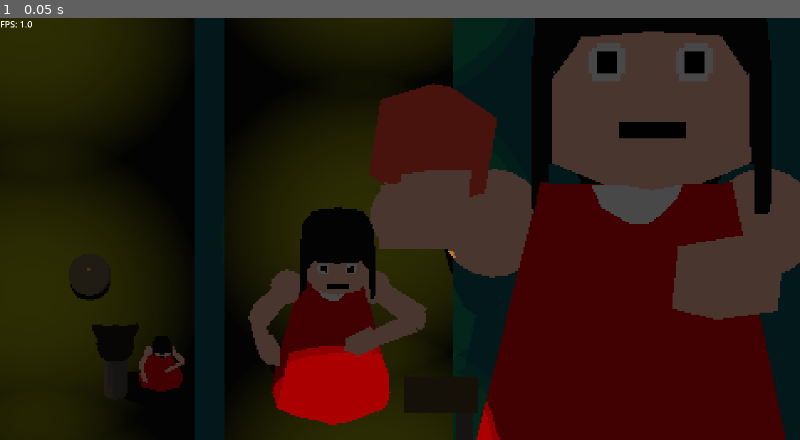
Above: before the commit, frame 1.
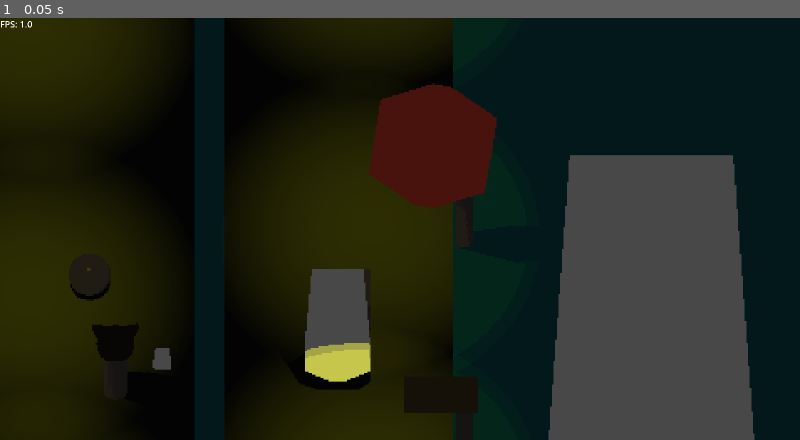
Above: after the commit, the same moment.

Repository: dminoru13/Onirociencia
Game: Godot game, scene res://cenas/main.tscn
Two runs of this game, one before a commit and one after it. Both use one fixed random seed, a clock stepped at 60 frames per second and the inputs below.
Inputs:
- Up to frame 1 (0.05 s): no input

The runs differ from the first frame. In frame 1, 39% of the frame differs, in the area x 17-100%, y 3-100%.

Commit message:
BRAÇOS ACOPLADOS

Diff:
--- a/Pecas/Humanoide/Partes/Braco/ScriptBraco.gd
+++ b/Pecas/Humanoide/Partes/Braco/ScriptBraco.gd
@@ -8,7 +8,6 @@
 	set(value):
 		Alvo = value
 		atualizar_ik()
-		print(Alvo)
 
 
 func _ready() -> void:
@@ -18,6 +17,5 @@
 
 func atualizar_ik():
 	IK = $Armature/Skeleton3D/ikBase
-	print(IK)
 	if Alvo and IK:
 		IK.set_target_node(0, Alvo.get_path())
--- a/Pecas/Humanoide/Partes/Braco/braco.tscn
+++ b/Pecas/Humanoide/Partes/Braco/braco.tscn
@@ -5,14 +5,14 @@
 [ext_resource type="Script" uid="uid://15ak8k0siffu" path="res://Pecas/Humanoide/Partes/Braco/ScriptBraco.gd" id="2_mvri0"]
 
 [sub_resource type="JointLimitationCone3D" id="JointLimitationCone3D_22buv"]
-angle = 4.5202284
+angle = 2.5661576
 
-[sub_resource type="JointLimitationCone3D" id="JointLimitationCone3D_mvri0"]
-angle = 5.2054443
+[sub_resource type="JointLimitationCone3D" id="JointLimitationCone3D_pglfr"]
+angle = 3.1415927
 
-[node name="Braco" unique_id=1169045692 node_paths=PackedStringArray("Alvo") instance=ExtResource("1_l27mx")]
+[node name="Braco" unique_id=1169045692 instance=ExtResource("1_l27mx")]
+transform = Transform3D(-4.371139e-08, 0, 1, 0, 1, 0, -1, 0, -4.371139e-08, 0, 0, 0)
 script = ExtResource("2_mvri0")
-Alvo = NodePath("")
 
 [node name="AnteAnteBraco" parent="Armature/Skeleton3D" parent_id_path=PackedInt32Array(1216777388) index="0" unique_id=1123019804]
 surface_material_override/0 = ExtResource("2_3n8i1")
@@ -31,6 +31,7 @@
 surface_material_override/0 = ExtResource("2_3n8i1")
 
 [node name="ikBase" type="CCDIK3D" parent="Armature/Skeleton3D" parent_id_path=PackedInt32Array(1216777388) index="5" unique_id=1191147669]
+max_iterations = 84
 angular_delta_limit = 3.141592653589793
 deterministic = true
 setting_count = 1
@@ -41,15 +42,15 @@
 settings/0/end_bone = 2
 settings/0/extend_end_bone = true
 settings/0/end_bone/direction = 6
-settings/0/end_bone/length = 0.2
+settings/0/end_bone/length = 0.087
 settings/0/joint_count = 3
 settings/0/joints/0/rotation_axis = 3
 settings/0/joints/0/limitation = SubResource("JointLimitationCone3D_22buv")
 settings/0/joints/0/limitation/right_axis = 0
 settings/0/joints/0/limitation/rotation_offset = Quaternion(0, 0, 0, 1)
 settings/0/joints/1/rotation_axis = 3
-settings/0/joints/1/limitation = SubResource("JointLimitationCone3D_mvri0")
-settings/0/joints/1/limitation/right_axis = 0
-settings/0/joints/1/limitation/rotation_offset = Quaternion(0, 0, 0, 1)
+settings/0/joints/1/limitation = null
 settings/0/joints/2/rotation_axis = 3
-settings/0/joints/2/limitation = null
+settings/0/joints/2/limitation = SubResource("JointLimitationCone3D_pglfr")
+settings/0/joints/2/limitation/right_axis = 0
+settings/0/joints/2/limitation/rotation_offset = Quaternion(0, 0, 0, 1)
--- a/Pecas/Humanoide/Partes/cabeca.tscn
+++ b/Pecas/Humanoide/Partes/Cabeca/cabeca.tscn
@@ -1,10 +1,10 @@
 [gd_scene format=3 uid="uid://cdg0312jrlq0h"]
 
-[ext_resource type="PackedScene" uid="uid://b2hjvpl37fbmx" path="res://Pecas/Humanoide/Partes/Complementos Cabeca/base_cabeca.tscn" id="1_y1rkn"]
+[ext_resource type="PackedScene" uid="uid://b2hjvpl37fbmx" path="res://Pecas/Humanoide/Partes/Cabeca/Complementos Cabeca/base_cabeca.tscn" id="1_y1rkn"]
 [ext_resource type="Texture2D" uid="uid://b31c4dxgy6m6i" path="res://3d/texturas/Olho1.png" id="2_nu3ca"]
 [ext_resource type="Texture2D" uid="uid://d0ig2h4e0da5o" path="res://3d/texturas/Boca1.png" id="3_4d074"]
-[ext_resource type="PackedScene" uid="uid://cplv8kumoq4ok" path="res://Pecas/Humanoide/Partes/Complementos Cabeca/nariz.tscn" id="4_pjslx"]
-[ext_resource type="PackedScene" uid="uid://cl0cgo50483wv" path="res://Pecas/Humanoide/Partes/Complementos Cabeca/cabelo_1.tscn" id="5_v8dbg"]
+[ext_resource type="PackedScene" uid="uid://cplv8kumoq4ok" path="res://Pecas/Humanoide/Partes/Cabeca/Complementos Cabeca/nariz.tscn" id="4_pjslx"]
+[ext_resource type="PackedScene" uid="uid://cl0cgo50483wv" path="res://Pecas/Humanoide/Partes/Cabeca/Complementos Cabeca/cabelo_1.tscn" id="5_v8dbg"]
 
 [sub_resource type="QuadMesh" id="QuadMesh_pfs6p"]
 size = Vector2(0.2, 0.2)
--- /dev/null
+++ b/Pecas/Humanoide/Partes/Perna/perna.tscn
@@ -0,0 +1,58 @@
+[gd_scene format=3 uid="uid://ctkt5iydfcnsr"]
+
+[ext_resource type="PackedScene" uid="uid://b7m10jgf184ea" path="res://3d/Modelos/Partes Corpo/Perna.glb" id="1_8xxdn"]
+
+[sub_resource type="JointLimitationCone3D" id="JointLimitationCone3D_uk8q5"]
+angle = 2.724459
+
+[sub_resource type="JointLimitationCone3D" id="JointLimitationCone3D_kgw01"]
+angle = 4.4806094
+
+[sub_resource type="JointLimitationCone3D" id="JointLimitationCone3D_juw2v"]
+angle = 2.3158774
+
+[node name="Perna" unique_id=163234493 instance=ExtResource("1_8xxdn")]
+transform = Transform3D(0.6907058, -0.72313595, 0, 0.72313595, 0.6907058, 0, 0, 0, 1, 0, 0, 0)
+
+[node name="CCDIK3D" type="CCDIK3D" parent="Armature_002/Skeleton3D" parent_id_path=PackedInt32Array(1267676794) index="5" unique_id=1022991695]
+transform = Transform3D(0.8429974, -0.5379177, 0, 0.5379177, 0.8429974, 0, 0, 0, 1, 0, 0, 0)
+angular_delta_limit = 3.141592653589793
+deterministic = true
+setting_count = 1
+settings/0/target_node = NodePath("../../../Marker3D/Marker3D")
+settings/0/root_bone_name = "ante ante perna"
+settings/0/root_bone = 0
+settings/0/end_bone_name = "pe"
+settings/0/end_bone = 2
+settings/0/extend_end_bone = false
+settings/0/joint_count = 3
+settings/0/joints/0/rotation_axis = 3
+settings/0/joints/0/limitation = SubResource("JointLimitationCone3D_uk8q5")
+settings/0/joints/0/limitation/right_axis = 0
+settings/0/joints/0/limitation/rotation_offset = Quaternion(0, 0, 0, 1)
+settings/0/joints/1/rotation_axis = 3
+settings/0/joints/1/limitation = SubResource("JointLimitationCone3D_kgw01")
+settings/0/joints/1/limitation/right_axis = 0
+settings/0/joints/1/limitation/rotation_offset = Quaternion(0, 0, 0, 1)
+settings/0/joints/2/rotation_axis = 3
+settings/0/joints/2/limitation = SubResource("JointLimitationCone3D_juw2v")
+settings/0/joints/2/limitation/right_axis = 0
+settings/0/joints/2/limitation/rotation_offset = Quaternion(0, 0, 0, 1)
+
+[node name="CopyTransformModifier3D" type="CopyTransformModifier3D" parent="Armature_002/Skeleton3D" parent_id_path=PackedInt32Array(1267676794) index="6" unique_id=1008700773]
+setting_count = 1
+settings/0/amount = 0.058
+settings/0/apply_bone_name = "pe"
+settings/0/apply_bone = 2
+settings/0/reference_type = 1
+settings/0/reference_node = NodePath("../../../Marker3D/Marker3D")
+settings/0/copy = 2
+settings/0/axes = 7
+settings/0/invert = 0
+settings/0/additive = false
+
+[node name="Marker3D" type="Marker3D" parent="." index="1" unique_id=1580766406]
+transform = Transform3D(-0.6696621, -0.74266607, 0, 0.74266607, -0.6696621, 0, 0, 0, 1, -1.8513745, -1.7494264, 0)
+
+[node name="Marker3D" type="Marker3D" parent="Marker3D" index="0" unique_id=632704224]
+transform = Transform3D(-0.551937, 0.83388567, -8.742277e-08, 0.8338858, 0.5519369, 2.220446e-16, 4.8251863e-08, -7.290061e-08, -1, 0.015360612, 1.4822732, 0)
--- /dev/null
+++ b/Pecas/Humanoide/Partes/Torso/torso_base.gd
@@ -0,0 +1,12 @@
+class_name torso
+extends Node3D
+
+
+# Called when the node enters the scene tree for the first time.
+func _ready() -> void:
+	pass # Replace with function body.
+
+
+# Called every frame. 'delta' is the elapsed time since the previous frame.
+func _process(delta: float) -> void:
+	pass
--- a/Pecas/Humanoide/Partes/torso_base.tscn
+++ b/Pecas/Humanoide/Partes/Torso/torso_base.tscn
@@ -1,6 +1,7 @@
 [gd_scene format=3 uid="uid://byowoebi4m7id"]
 
 [ext_resource type="PackedScene" uid="uid://bwo0sowtkeair" path="res://3d/Modelos/Partes Corpo/TorsoBase.glb" id="1_xk5hx"]
+[ext_resource type="Script" uid="uid://ckyqc7b47dmkv" path="res://Pecas/Humanoide/Partes/Torso/torso_base.gd" id="2_ff4ac"]
 
 [sub_resource type="Shader" id="Shader_iv177"]
 code = "shader_type spatial;
@@ -248,6 +249,19 @@
 shader_parameter/border_width = 0.01
 
 [node name="TorsoBase" unique_id=1032290471 instance=ExtResource("1_xk5hx")]
+script = ExtResource("2_ff4ac")
 
 [node name="Torso" parent="." index="0" unique_id=402849087]
 surface_material_override/0 = SubResource("ShaderMaterial_x1est")
+
+[node name="Braco" type="Marker3D" parent="." index="1" unique_id=948260306]
+transform = Transform3D(1, 0, 0, 0, 1, 0, 0, 0, 1, 0.26012874, 0.29420143, 0)
+
+[node name="Braco2" type="Marker3D" parent="." index="2" unique_id=788038521]
+transform = Transform3D(1, 0, 0, 0, 1, 0, 0, 0, 1, -0.26961735, 0.29420143, 0)
+
+[node name="Perna" type="Marker3D" parent="." index="3" unique_id=364576047]
+transform = Transform3D(1, 0, 0, 0, 1, 0, 0, 0, 1, 0.18304956, -0.5478928, 0)
+
+[node name="Perna2" type="Marker3D" parent="." index="4" unique_id=124897437]
+transform = Transform3D(1, 0, 0, 0, 1, 0, 0, 0, 1, -0.18203619, -0.5478928, 0)
--- a/Pecas/Humanoide/Partes/mao.tscn
+++ /dev/null
@@ -1,9 +0,0 @@
-[gd_scene format=3 uid="uid://bvv44qosd6nil"]
-
-[ext_resource type="PackedScene" uid="uid://c5ivjtl80yrcd" path="res://3d/Modelos/Partes Corpo/Mao.glb" id="1_i357n"]
-[ext_resource type="Material" uid="uid://d2oqb3djvwll2" path="res://Pecas/ShaderLais.tres" id="2_yui87"]
-
-[node name="Mao" unique_id=78853887 instance=ExtResource("1_i357n")]
-
-[node name="Mao" parent="." index="0" unique_id=510980807]
-surface_material_override/0 = ExtResource("2_yui87")
--- a/Pecas/Humanoide/Partes/pe.tscn
+++ /dev/null
@@ -1,9 +0,0 @@
-[gd_scene format=3 uid="uid://c3ypuuryl1bng"]
-
-[ext_resource type="PackedScene" uid="uid://bmqpf4pm3vn1q" path="res://3d/Modelos/Partes Corpo/Pe.glb" id="1_nf30b"]
-[ext_resource type="Material" uid="uid://d2oqb3djvwll2" path="res://Pecas/ShaderLais.tres" id="2_vdmvu"]
-
-[node name="Pe" unique_id=2056800060 instance=ExtResource("1_nf30b")]
-
-[node name="Pe" parent="." index="0" unique_id=701584951]
-surface_material_override/0 = ExtResource("2_vdmvu")
--- a/Pecas/Humanoide/Partes/perna.tscn
+++ /dev/null
@@ -1,9 +0,0 @@
-[gd_scene format=3 uid="uid://cxtcfxle0xp0t"]
-
-[ext_resource type="PackedScene" uid="uid://cgorawif48ncm" path="res://3d/Modelos/Partes Corpo/Perna.glb" id="1_8xxdn"]
-[ext_resource type="Material" uid="uid://d2oqb3djvwll2" path="res://Pecas/ShaderLais.tres" id="2_ffh5w"]
-
-[node name="Perna" unique_id=546877827 instance=ExtResource("1_8xxdn")]
-
-[node name="Perna" parent="." index="0" unique_id=1841621075]
-surface_material_override/0 = ExtResource("2_ffh5w")
--- a/Pecas/Peca.tscn
+++ b/Pecas/Peca.tscn
@@ -1,37 +1,30 @@
 [gd_scene format=3 uid="uid://c33jubpnw68n4"]
 
-[ext_resource type="PackedScene" uid="uid://cdg0312jrlq0h" path="res://Pecas/Humanoide/Partes/cabeca.tscn" id="1_50otq"]
-[ext_resource type="PackedScene" uid="uid://byowoebi4m7id" path="res://Pecas/Humanoide/Partes/torso_base.tscn" id="2_3axbd"]
-[ext_resource type="PackedScene" uid="uid://co3ijgj3gmslo" path="res://Pecas/Humanoide/Roupas/vestido.tscn" id="3_dfbk0"]
-[ext_resource type="PackedScene" uid="uid://cxtcfxle0xp0t" path="res://Pecas/Humanoide/Partes/perna.tscn" id="4_vul6k"]
-[ext_resource type="PackedScene" uid="uid://5hr5wfi1pr5i" path="res://Pecas/Humanoide/Partes/Braco/braco.tscn" id="5_c3mto"]
+[ext_resource type="Script" uid="uid://dgx20sr2is3og" path="res://Pecas/peca.gd" id="1_xtjuf"]
+[ext_resource type="Script" uid="uid://dnsebqht0udeq" path="res://Scripts Gerais/classeArrayBracos.gd" id="2_5jgud"]
+[ext_resource type="PackedScene" uid="uid://5hr5wfi1pr5i" path="res://Pecas/Humanoide/Partes/Braco/braco.tscn" id="3_ulyql"]
+
+[sub_resource type="Resource" id="Resource_ulyql"]
+script = ExtResource("2_5jgud")
+modelo = ExtResource("3_ulyql")
+espelhado = true
+
+[sub_resource type="Resource" id="Resource_f5hia"]
+script = ExtResource("2_5jgud")
+modelo = ExtResource("3_ulyql")
+
+[sub_resource type="Resource" id="Resource_50otq"]
+script = ExtResource("2_5jgud")
+metadata/_custom_type_script = "uid://dnsebqht0udeq"
 
 [node name="Peca" type="Node3D" unique_id=1343742815]
+transform = Transform3D(1, 0, 0, 0, 1, 0, 0, 0, 1, 0, -0.052059293, 0)
+script = ExtResource("1_xtjuf")
+fonteTorso = "uid://byowoebi4m7id"
+ArrayBracos = Array[ExtResource("2_5jgud")]([SubResource("Resource_ulyql"), SubResource("Resource_f5hia")])
+ArrayPerna = Array[ExtResource("2_5jgud")]([SubResource("Resource_50otq"), null])
 
-[node name="Cabeca" parent="." unique_id=864976379 instance=ExtResource("1_50otq")]
-transform = Transform3D(-4.371139e-08, 0, -1, 0, 1, 0, 1, 0, -4.371139e-08, 0, 0.68845725, 0)
+[node name="imutavel" type="Node3D" parent="." unique_id=154314429]
 
-[node name="TorsoBase" parent="." unique_id=1032290471 instance=ExtResource("2_3axbd")]
-transform = Transform3D(1, 0, 0, 0, 1, 0, 0, 0, 1, -0.04502684, -0.08524656, -0.049316645)
-
-[node name="Vestido2" parent="TorsoBase" unique_id=2056782448 instance=ExtResource("3_dfbk0")]
-
-[node name="Perna" parent="." unique_id=546877827 instance=ExtResource("4_vul6k")]
-transform = Transform3D(1, 0, 0, 0, 1, 0, 0, 0, 1, 0.1531665, -0.64312553, -0.03290707)
-
-[node name="Perna2" parent="." unique_id=662918942 instance=ExtResource("4_vul6k")]
-transform = Transform3D(-1, 0, 0, 0, 1, 0, 0, 0, 1, -0.24090688, -0.64312553, -0.03290707)
-
-[node name="BracoD" parent="." unique_id=1169045692 node_paths=PackedStringArray("Alvo") instance=ExtResource("5_c3mto")]
-transform = Transform3D(-4.371139e-08, 8.742278e-08, 1, 0, -1, 8.742278e-08, 1, 3.821371e-15, 4.371139e-08, -0.46780658, 0.22345, -0.11424771)
-Alvo = NodePath("AlvoD")
-
-[node name="AlvoD" type="Marker3D" parent="BracoD" unique_id=618747581]
-transform = Transform3D(-0.054283082, 0.42856264, 0.05111214, -0.428214, -0.047038335, -0.060374953, -0.05395445, -0.0578489, 0.4277472, 1.5428798, -0.055584, -0.0841752)
-
-[node name="BracoE" parent="." unique_id=1815335479 node_paths=PackedStringArray("Alvo") instance=ExtResource("5_c3mto")]
-transform = Transform3D(-4.3711385e-08, 0, -0.99999994, 0, 1, 0, 0.99999994, 0, -4.3711385e-08, 0.34006333, 0.22345, -0.11424771)
-Alvo = NodePath("AlvoE")
-
-[node name="AlvoE" type="Marker3D" parent="BracoE" unique_id=37328697]
-transform = Transform3D(0.05111205, 0.42856264, 0.054283015, 0.060374875, 0.04703834, -0.4282137, -0.4277465, 0.0578489, -0.05395444, 0.766612, -0.17949754, 0.17872708)
+[node name="Alvo maneirudo" type="Marker3D" parent="imutavel" unique_id=1634874973]
+transform = Transform3D(1, 0, 0, 0, 1, 0, 0, 0, 1, -0.37729418, 0.29408777, -0.7687817)
--- /dev/null
+++ b/Pecas/peca.gd
@@ -0,0 +1,133 @@
+@tool
+extends Node3D
+
+@export_tool_button("limpar")
+var matar_crianca = limpar
+
+func limpar():
+	limpar_ligth()
+	ArrayBracos.clear()
+	notify_property_list_changed()
+
+func limpar_ligth():
+	for child in get_children():
+		if child.name != "imutavel":
+			child.queue_free()
+	quantidade_bracos = 0
+
+
+@export_tool_button("atualizar")
+var atualizar = atualizar_modelo
+
+func atualizar_modelo():
+
+	limpar_ligth()
+
+	#Carrega e cria o torso
+	if fonteTorso != "":
+		var cena = load(fonteTorso)
+
+		if cena:
+			var instancia = cena.instantiate()
+			instancia.name = "Torso"
+			add_child(instancia)
+
+
+	#Coloca o numero de marcadres de braço como a quantidade da array bracos
+
+	var cordenadas_braco: Array = []
+	cordenadas_braco.clear()
+
+	var cordenadas_perna: Array = []
+	cordenadas_braco.clear()
+
+	if get_node_or_null("Torso") != null:
+		var objeto = get_node_or_null("Torso")
+
+		var bracos_ate_agora = 0
+		var bpernas_ate_agora = 0
+		#PROGRAMAR PERNAS
+
+		for filho in objeto.get_children():
+			var nome = filho.name
+
+			if nome.begins_with("Braco"):
+				bracos_ate_agora += 1
+				cordenadas_braco.append(filho.position)
+
+		if quantidade_bracos != bracos_ate_agora:
+			quantidade_bracos = bracos_ate_agora
+
+		ajustar_array_braco()
+
+
+
+	#cria os bracos
+
+	for i in range(ArrayBracos.size()):
+		if ArrayBracos[i] != null:
+
+			if ArrayBracos[i].modelo != null:
+				var instancia_crua = ArrayBracos[i].modelo
+				var instancia = instancia_crua.instantiate()
+				add_child(instancia)
+				instancia.position = cordenadas_braco[i]
+
+				#roda 180 graus o braco marcado como invertido
+				if ArrayBracos[i].espelhado == true:
+					instancia.rotate_z(deg_to_rad(180))
+
+				#coloca im marker como alvo do braço
+				if str(ArrayBracos[i].alvo) != "":
+					instancia.Alvo = get_node(ArrayBracos[i].alvo) as Marker3D
+		pass
+
+	pass
+
+
+
+
+
+
+
+@export_group("Partes")
+
+@export_subgroup("torso")
+
+@export_file("*.tscn") var fonteTorso: String = "res://Pecas/Humanoide/Partes/Torso/":
+	set(value):
+		fonteTorso = value
+		atualizar_modelo()
+
+var quantidade_bracos: int = 0
+
+@export_subgroup("braco")
+
+@export var ArrayBracos: Array[ArrayDeMembros]
+
+func ajustar_array_braco():
+	if ArrayBracos.size() != quantidade_bracos:
+		ArrayBracos.resize(quantidade_bracos)
+
+		for i in range(ArrayBracos.size()):
+			if ArrayBracos[i] == null:
+				ArrayBracos[i] = ArrayDeMembros.new()
+
+	notify_property_list_changed()
+
+
+@export_subgroup("perna")
+
+@export var ArrayPerna: Array[ArrayDeMembros]
+
+var quantidade_pernas: int = 0
+
+func ajustar_array_perna():
+	if ArrayPerna.size() != quantidade_pernas:
+		ArrayPerna.resize(quantidade_pernas)
+
+		for i in range(ArrayPerna.size()):
+			if ArrayPerna[i] == null:
+				ArrayPerna[i] = ArrayDeMembros.new()
+
+	notify_property_list_changed()
--- /dev/null
+++ b/Scripts Gerais/classeArrayBracos.gd
@@ -0,0 +1,6 @@
+class_name ArrayDeMembros
+extends Resource
+
+@export var modelo: PackedScene
+@export var espelhado: bool
+@export var alvo: NodePath
Binary file changed: 3d/Modelos/Partes Corpo/Perna.glb
Not shown, changed: 3d/Modelos/Partes Corpo/Perna.glb.import
Renamed: Pecas/Humanoide/Partes/Complementos Cabeca/base_cabeca.tscn -> Pecas/Humanoide/Partes/Cabeca/Complementos Cabeca/base_cabeca.tscn
Renamed: Pecas/Humanoide/Partes/Complementos Cabeca/cabelo_1.tscn -> Pecas/Humanoide/Partes/Cabeca/Complementos Cabeca/cabelo_1.tscn
Renamed: Pecas/Humanoide/Partes/Complementos Cabeca/nariz.tscn -> Pecas/Humanoide/Partes/Cabeca/Complementos Cabeca/nariz.tscn
Not shown, added: Pecas/Humanoide/Partes/Torso/torso_base.gd.uid
Not shown, added: Pecas/peca.gd.uid
Not shown, added: Scripts Gerais/classeArrayBracos.gd.uid
